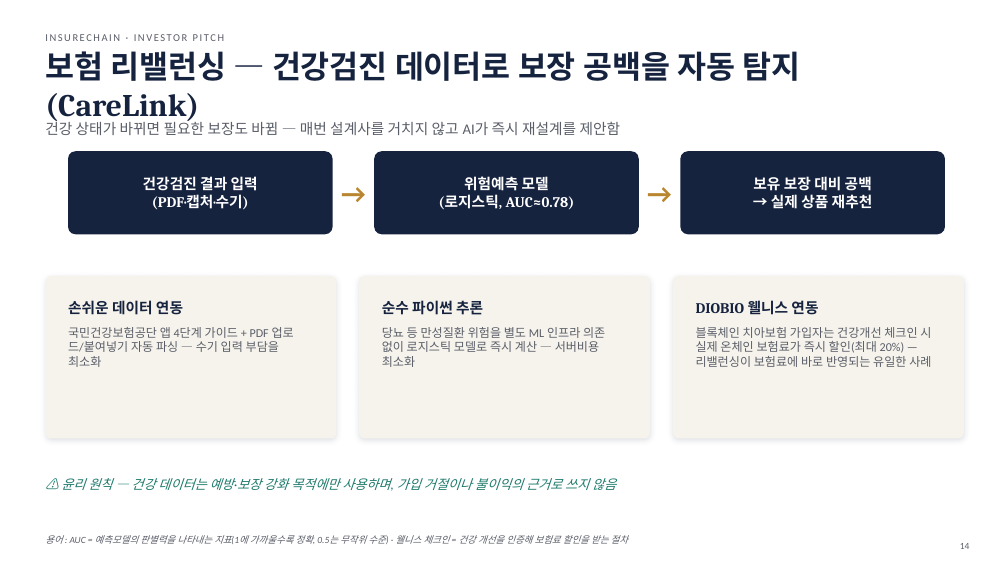
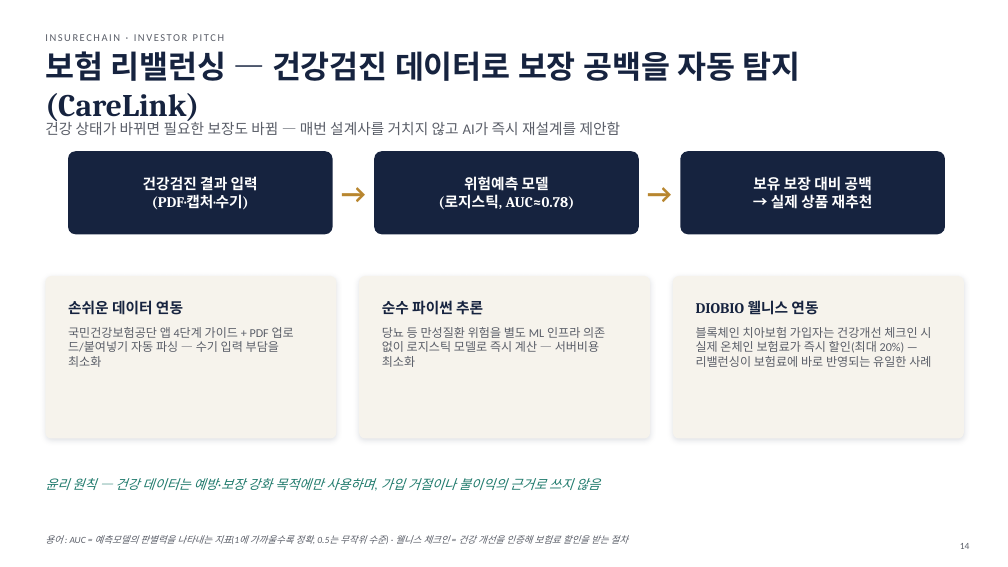
Before and after one commit to leeyonsei78/capstone_project_alpha, a slide deck: slide 14 of 인슈어체인_투자피칭_발표자료.pptx. Drawn at 1008x567 pixels with LibreOffice and Linux fonts; fonts in the diff are those of the drawing. Boxes give left, top, right and bottom in pixels: in the first picture for what was removed or moved away, otherwise in the second. Text is boxed around its words. In the diff, an @@ line names an element or a change of style, - is before the commit and + after.

```diff
--- a/인슈어체인_투자피칭_발표자료.pptx
+++ b/인슈어체인_투자피칭_발표자료.pptx
@@ text at [45,478,600,490]: text changed @@
-⚠ 윤리 원칙 — 건강 데이터는 예방·보장 강화 목적에만 사용하며, 가입 거절이나 불이익의 근거로 쓰지 않음
+윤리 원칙 — 건강 데이터는 예방·보장 강화 목적에만 사용하며, 가입 거절이나 불이익의 근거로 쓰지 않음
```
Also in this commit, not shown: 2 other slides changed, 1 other file.
